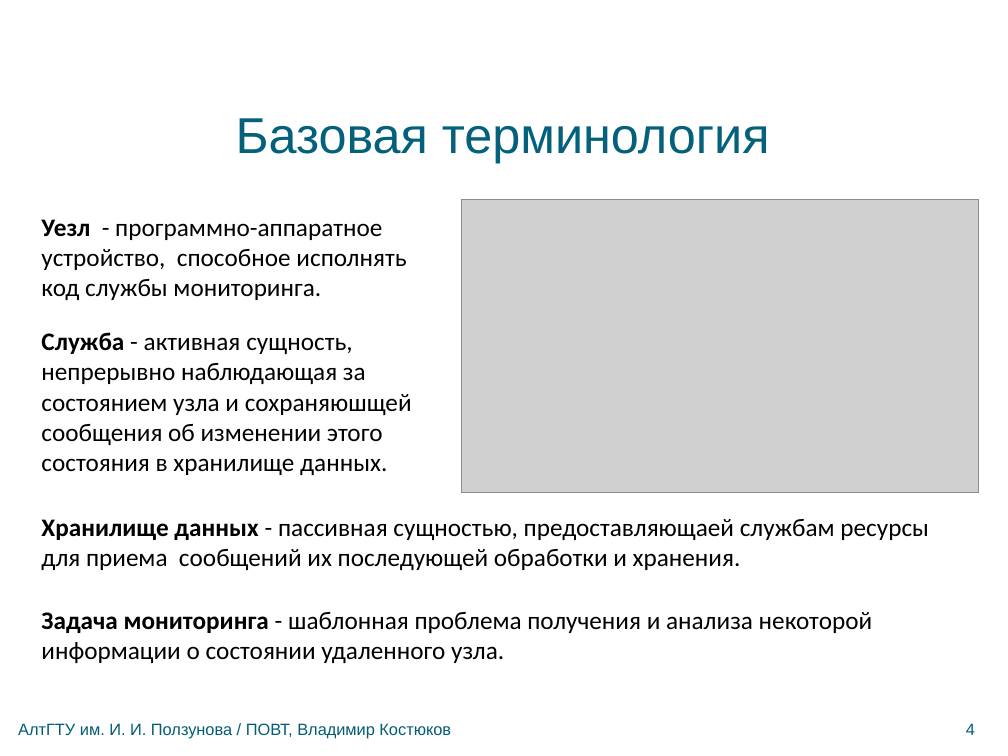
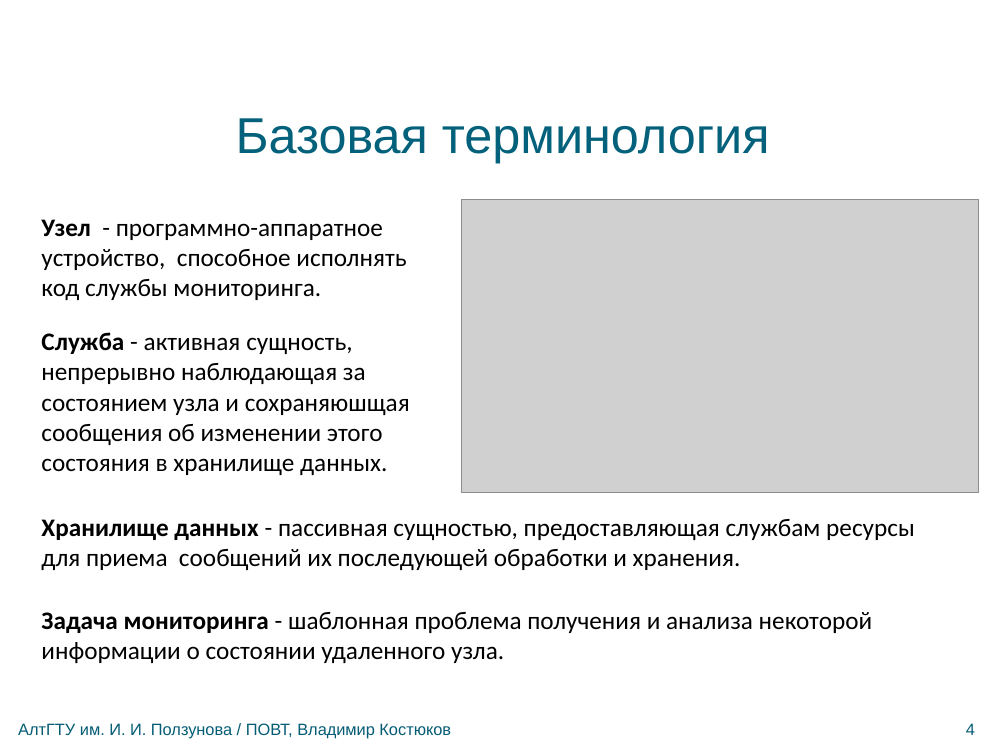
Before and after one commit to bluerain/snoopy, a slide deck: slide 4 of diploma/trunk/ppt/kostyukov.pptx. Drawn at 1008x756 pixels with LibreOffice and Linux fonts; fonts in the diff are those of the drawing; grey boxes stand for pictures; background and template pictures are left out. Boxes give left, top, right and bottom in pixels: in the first picture for what was removed or moved away, otherwise in the second. Text is boxed around its words. In the diff, an @@ line names an element or a change of style, - is before the commit and + after.

```diff
--- a/diploma/trunk/ppt/kostyukov.pptx
+++ b/diploma/trunk/ppt/kostyukov.pptx
@@ text at box(41, 219, 406, 300): text changed @@
-Уезл - программно-аппаратное устройство, способное исполнять код службы мониторинга.
+Узел - программно-аппаратное устройство, способное исполнять код службы мониторинга.
@@ text at box(41, 332, 410, 475): text changed @@
-Служба - активная сущность, непрерывно наблюдающая за состоянием узла и сохраняюшщей сообщения об изменении этого состояния в хранилище данных.
+Служба - активная сущность, непрерывно наблюдающая за состоянием узла и сохраняюшщая сообщения об изменении этого состояния в хранилище данных.
@@ text at box(41, 519, 915, 570): text changed @@
-Хранилище данных - пассивная сущностью, предоставляющаей службам ресурсы для приема сообщений их последующей обработки и хранения.
+Хранилище данных - пассивная сущностью, предоставляющая службам ресурсы для приема сообщений их последующей обработки и хранения.
```
Also in this commit, not shown: 4 other slides changed.
